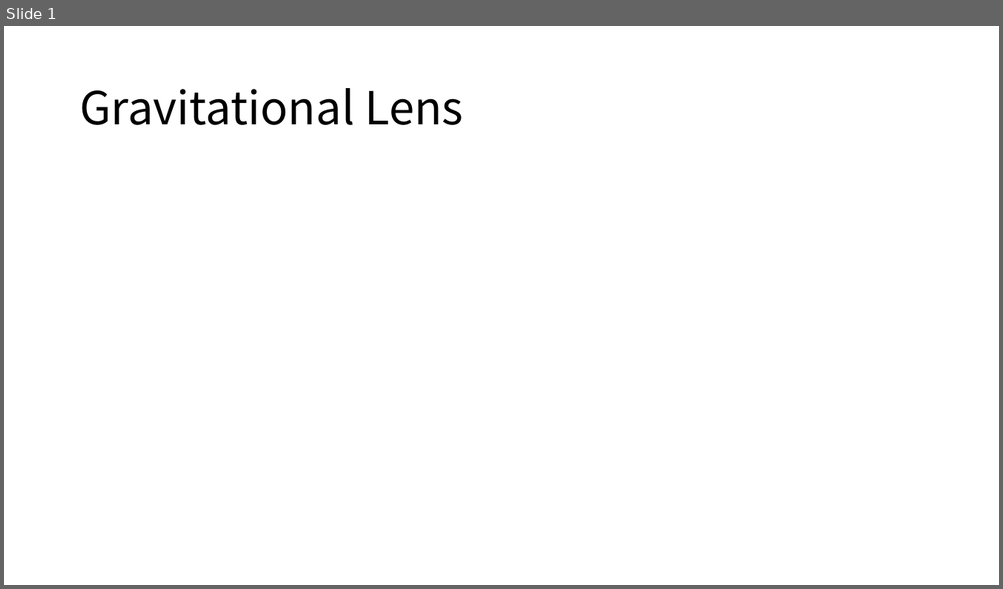
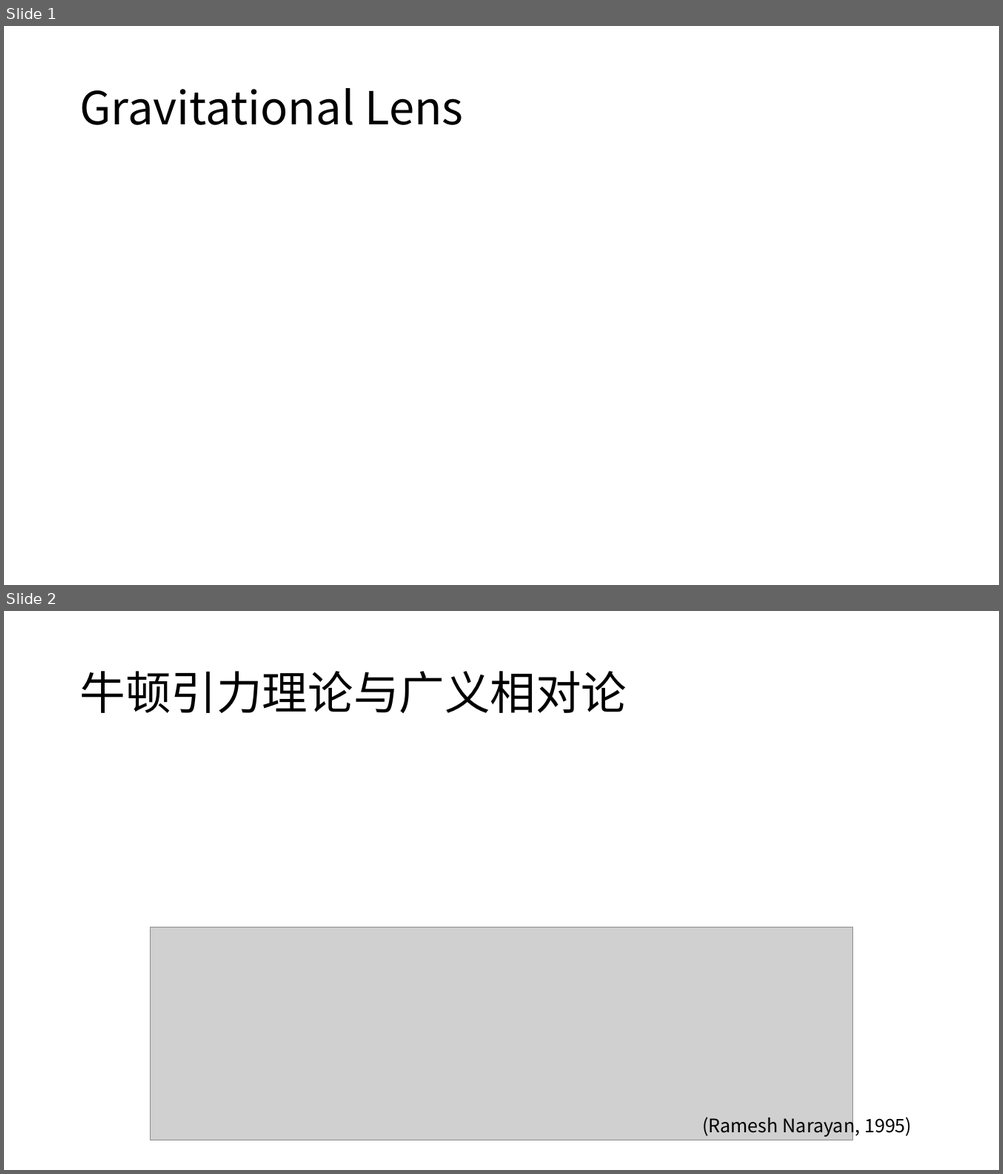
Before and after one commit to willlake/Gravitational-lens, a slide deck: Gravitational lens.pptx. Shown one above the other, each under a label of ours: slide 1 before the commit, slides 1 and 2 after it. The pictures are 1003x589 and 1003x1174 pixels, drawn with LibreOffice and Linux fonts; fonts in the diff are those of the drawing; grey boxes stand for pictures; background and template pictures are left out. Boxes give left, top, right and bottom in pixels: in the first picture for what was removed or moved away, otherwise in the second. Text is boxed around its words. In the diff, an @@ line names an element or a change of style, - is before the commit and + after.

```diff
--- a/Gravitational lens.pptx
+++ b/Gravitational lens.pptx
@@ slide 2 added at (4,611,999,1170), background #FFFFFF @@
@@ title added at (79,671,626,714), 44 pt, text #000000 @@
+牛顿引力理论与广义相对论
@@ picture added at (151,928,853,1142) @@
@@ text added at (702,1113,911,1137), 18 pt, text #000000 @@
+(Ramesh Narayan, 1995)
```
Also in this commit, not shown: 4 other slides added, 4 other files.
